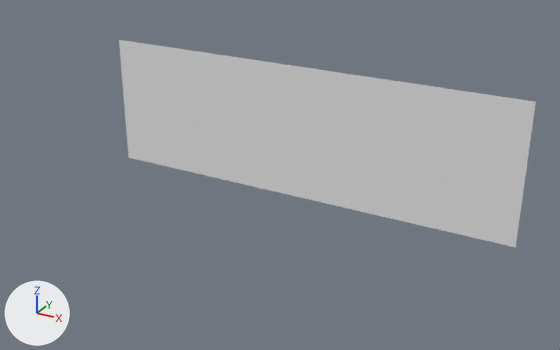
One commit to the OBJ model Assets/Tiled2Unity/Meshes/Level.obj: the scene before it, then after it.
Both versions are drawn from a 50 mm camera at (321.0, -1863.0, 590.0) aimed at (-726.0, 42.0, -362.0). Every picture has the same lights, and +X, +Y and +Z are marked at lower left. Where no turn or scale is listed for an object, it has been applied to the vertices.

The first picture shows 'Level'.
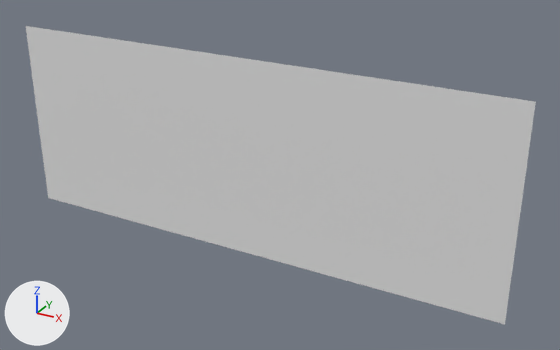
Location of each change, (x1, y1, x2, y2) in pixels of the pictures (560 x 350 px):
'Level', reshaped (22% wider, 44% taller)
    before: (119, 40, 536, 247)
    after: (26, 26, 536, 324)
part 1 of me_level, added
    after: (26, 26, 516, 324)

The change, as a diff of the scene's bpy script:
```diff
--- a/Assets/Tiled2Unity/Meshes/Level.obj.py
+++ b/Assets/Tiled2Unity/Meshes/Level.obj.py
@@ me_level @@
 # used by ob_level; location = (0.0, 0.0, 0.0)
-me_level.from_pydata(...)  # 2106 vertices, 2000 faces; spans x -1280.0..0.0, y 0.0, z -400.0..0.0
+me_level.from_pydata(...)  # 4346 vertices, 4200 faces; spans x -1680.0..0.0, y 0.0, z -640.0..0.0
+# me_level part 1: 2240 vertices added at x -1680.0..0.0, y 0.0, z -640.0..0.0
```
